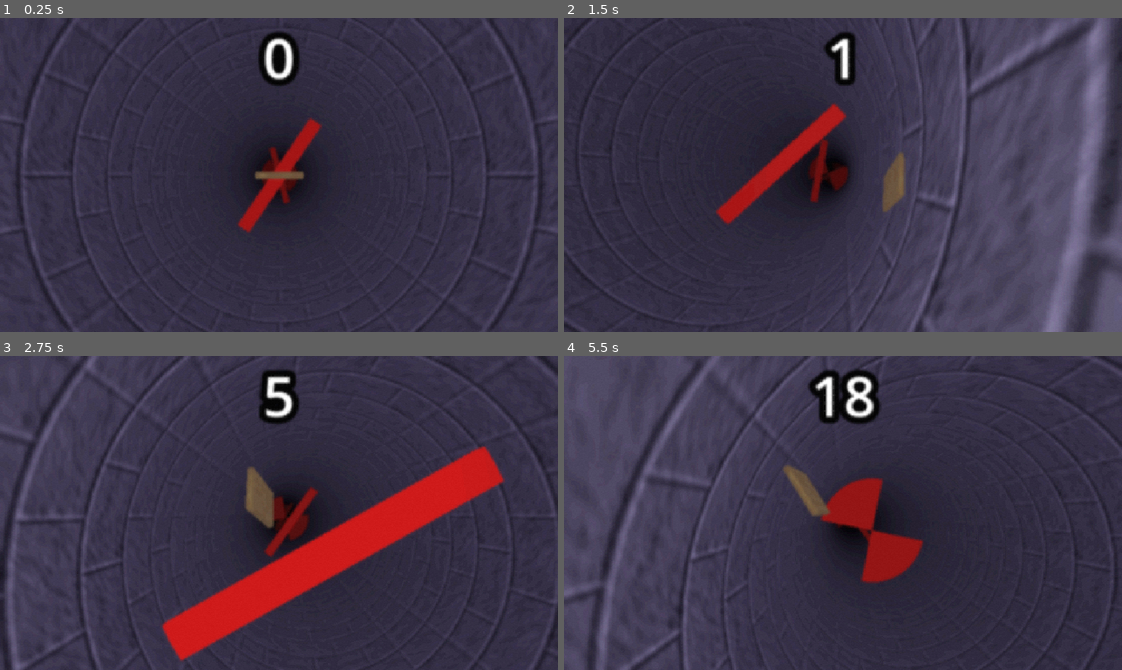
Above: before the commit, frames 1-4 (two rows, left to right).
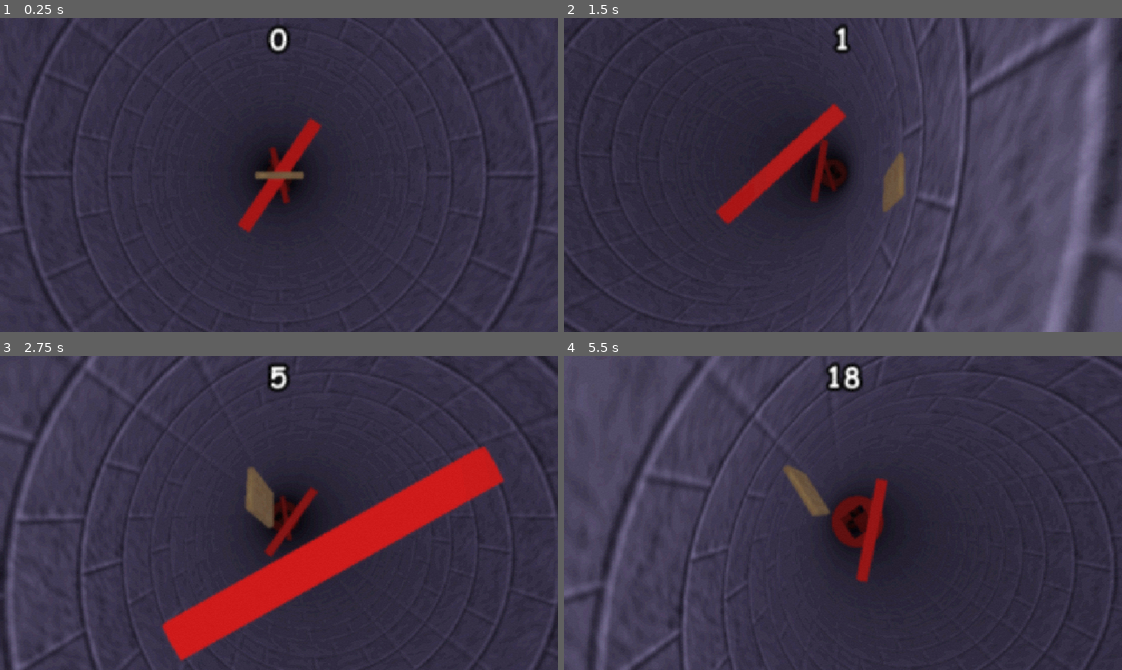
Above: after the commit, the same moments.

Repository: TaelsDaFoox/wafall
Game: Godot game, scene res://world.tscn
The game is run twice, just before and just after one commit, with the same random seed, the same clock (stepped at 60 frames per second) and the same inputs.
Inputs:
- Up to frame 1 (0.25 s): no input
- Up to frame 2 (1.5 s): tap Enter at 0.5 s; hold D (right) 0.53-1.28 s; tap Alt at 0.6 s; hold S (down) from 1.28 s (still down); tap Shift at 1.35 s
- Up to frame 3 (2.75 s): release S (down) at 2.03 s; hold D (right) from 2.03 s (still down); tap Alt at 2.1 s
- Up to frame 4 (5.5 s): release D (right) at 2.78 s; hold W (up) 2.78-3.53 s; tap Shift at 2.85, 4.35 s; hold A (left) 3.53-5.03 s; tap Alt at 3.6, 5.1 s; hold S (down) from 5.03 s (still down)

The runs differ from the first frame. In frame 1, 1.1% of the frame differs, in the area x 46-54%, y 2-55%; in frame 2, 1.0%; in frame 3, 1.4%; in frame 4, 4.7%, in the area x 43-65%, y 1-73%.

Commit message:
hole obstacle
new obstacle type where you have to go in the middle

Diff:
--- a/obstacle_controller.gd
+++ b/obstacle_controller.gd
@@ -1,6 +1,7 @@
 extends Node3D
 var obstacle1 = load("res://obstacles/obstacle_line.tscn")
 var obstacle2 = load("res://obstacles/obstacle_checker.tscn")
+var obstacle3 = load("res://obstacles/obstacle_hole.tscn")
 @export var obstacledist = 200
 
 func _ready() -> void:
@@ -20,8 +21,10 @@
 	obstacle.rotation.y=randf()*PI*2
 
 func newObstacle():
-	match randi_range(1,2):
+	match randi_range(1,3):
 		1:
 			return obstacle1.instantiate()
 		2:
 			return obstacle2.instantiate()
+		3:
+			return obstacle3.instantiate()
--- a/obstacles/obstacle_hole.tscn
+++ b/obstacles/obstacle_hole.tscn
@@ -4,7 +4,7 @@
 [ext_resource type="Material" uid="uid://jdpydlx2ixyq" path="res://materials/killbrick_mat.tres" id="2_d1yeu"]
 
 [sub_resource type="BoxShape3D" id="BoxShape3D_882fk"]
-size = Vector3(10.728516, 2.282959, 108.23047)
+size = Vector3(28.18695, 2.282959, 108.23047)
 
 [node name="Obstacle" type="Node3D"]
 script = ExtResource("1_rpwig")
@@ -14,10 +14,39 @@
 collision_mask = 2
 
 [node name="CollisionShape3D" type="CollisionShape3D" parent="Area3D"]
+transform = Transform3D(1, 0, 0, 0, 1, 0, 0, 0, 1, -38.516144, 0, 0)
 shape = SubResource("BoxShape3D_882fk")
 
-[node name="CSGBox3D" type="CSGBox3D" parent="."]
-size = Vector3(10.676025, 2.248291, 114.22754)
+[node name="CollisionShape3D2" type="CollisionShape3D" parent="Area3D"]
+transform = Transform3D(1, 0, 0, 0, 1, 0, 0, 0, 1, 38.49191, 0, 0)
+shape = SubResource("BoxShape3D_882fk")
+
+[node name="CollisionShape3D3" type="CollisionShape3D" parent="Area3D"]
+transform = Transform3D(-4.371139e-08, 0, -1, 0, 1, 0, 1, 0, -4.371139e-08, -0.012115703, 0, -38.50403)
+shape = SubResource("BoxShape3D_882fk")
+
+[node name="CollisionShape3D4" type="CollisionShape3D" parent="Area3D"]
+transform = Transform3D(-4.371139e-08, 0, -1, 0, 1, 0, 1, 0, -4.371139e-08, -0.012119069, 0, 38.50403)
+shape = SubResource("BoxShape3D_882fk")
+
+[node name="CSGBox3D2" type="CSGBox3D" parent="."]
+transform = Transform3D(1, 0, 0, 0, 1, 0, 0, 0, 1, 0, 0, 44.173035)
+size = Vector3(92.24707, 2.248291, 39.88147)
+material = ExtResource("2_d1yeu")
+
+[node name="CSGBox3D3" type="CSGBox3D" parent="."]
+transform = Transform3D(1, 0, 0, 0, 1, 0, 0, 0, 1, 0, 0, -44.514847)
+size = Vector3(92.24707, 2.248291, 39.88147)
+material = ExtResource("2_d1yeu")
+
+[node name="CSGBox3D4" type="CSGBox3D" parent="."]
+transform = Transform3D(-4.371139e-08, 0, -1, 0, 1, 0, 1, 0, -4.371139e-08, -44.34394, 0, -0.1709077)
+size = Vector3(92.24707, 2.248291, 39.88147)
+material = ExtResource("2_d1yeu")
+
+[node name="CSGBox3D5" type="CSGBox3D" parent="."]
+transform = Transform3D(-4.371139e-08, 0, -1, 0, 1, 0, 1, 0, -4.371139e-08, 44.34394, 0, -0.17090443)
+size = Vector3(92.24707, 2.248291, 39.88147)
 material = ExtResource("2_d1yeu")
 
 [connection signal="body_entered" from="Area3D" to="." method="_on_area_3d_body_entered"]
--- a/project.godot
+++ b/project.godot
@@ -24,6 +24,7 @@
 window/size/viewport_width=640
 window/size/viewport_height=360
 window/stretch/mode="viewport"
+window/stretch/aspect="expand"
 
 [editor_plugins]
 
--- a/ui.tscn
+++ b/ui.tscn
@@ -1,6 +1,7 @@
-[gd_scene load_steps=2 format=3 uid="uid://bvivxs4owof8v"]
+[gd_scene load_steps=3 format=3 uid="uid://bvivxs4owof8v"]
 
 [ext_resource type="Script" uid="uid://b0u8jp527pih1" path="res://ui.gd" id="1_fyqef"]
+[ext_resource type="FontFile" uid="uid://kg3qgerw6jf0" path="res://fonts/comicbd.ttf" id="2_m6e0p"]
 
 [node name="UI" type="Control"]
 layout_mode = 3
@@ -18,7 +19,8 @@
 offset_right = -1.0
 offset_bottom = 94.0
 grow_horizontal = 2
-theme_override_constants/outline_size = 32
-theme_override_font_sizes/font_size = 64
+theme_override_constants/outline_size = 16
+theme_override_fonts/font = ExtResource("2_m6e0p")
+theme_override_font_sizes/font_size = 32
 text = "0"
 horizontal_alignment = 1
--- a/world.tscn
+++ b/world.tscn
@@ -63,8 +63,6 @@
 volume_db = -5.0
 autoplay = true
 
-[node name="ShaderGlobalsOverride" type="ShaderGlobalsOverride" parent="."]
-
 [node name="CanvasLayer" type="CanvasLayer" parent="."]
 
 [node name="ColorRect" type="ColorRect" parent="CanvasLayer"]
Not shown, added: export_presets.cfg
